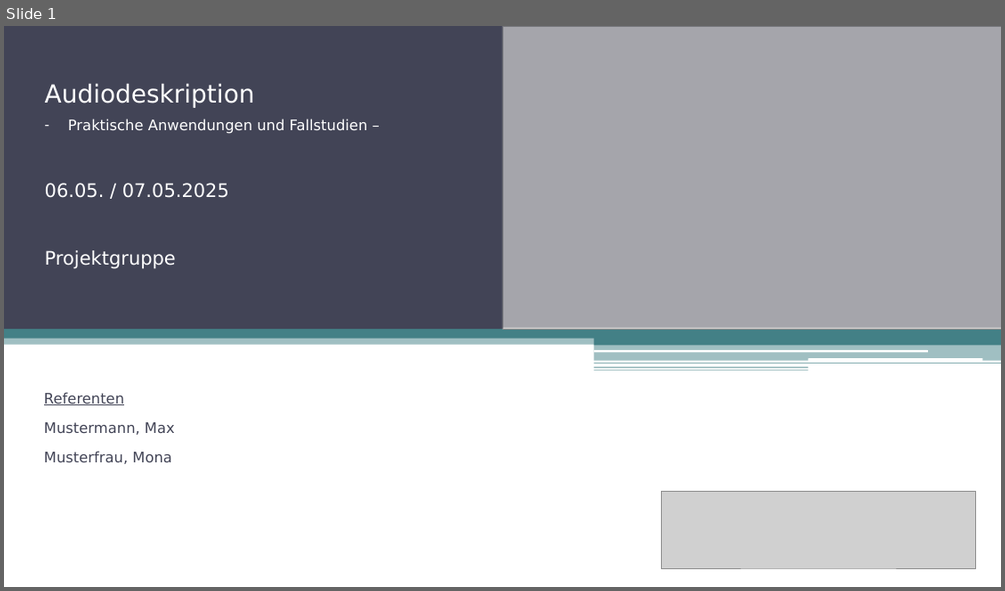
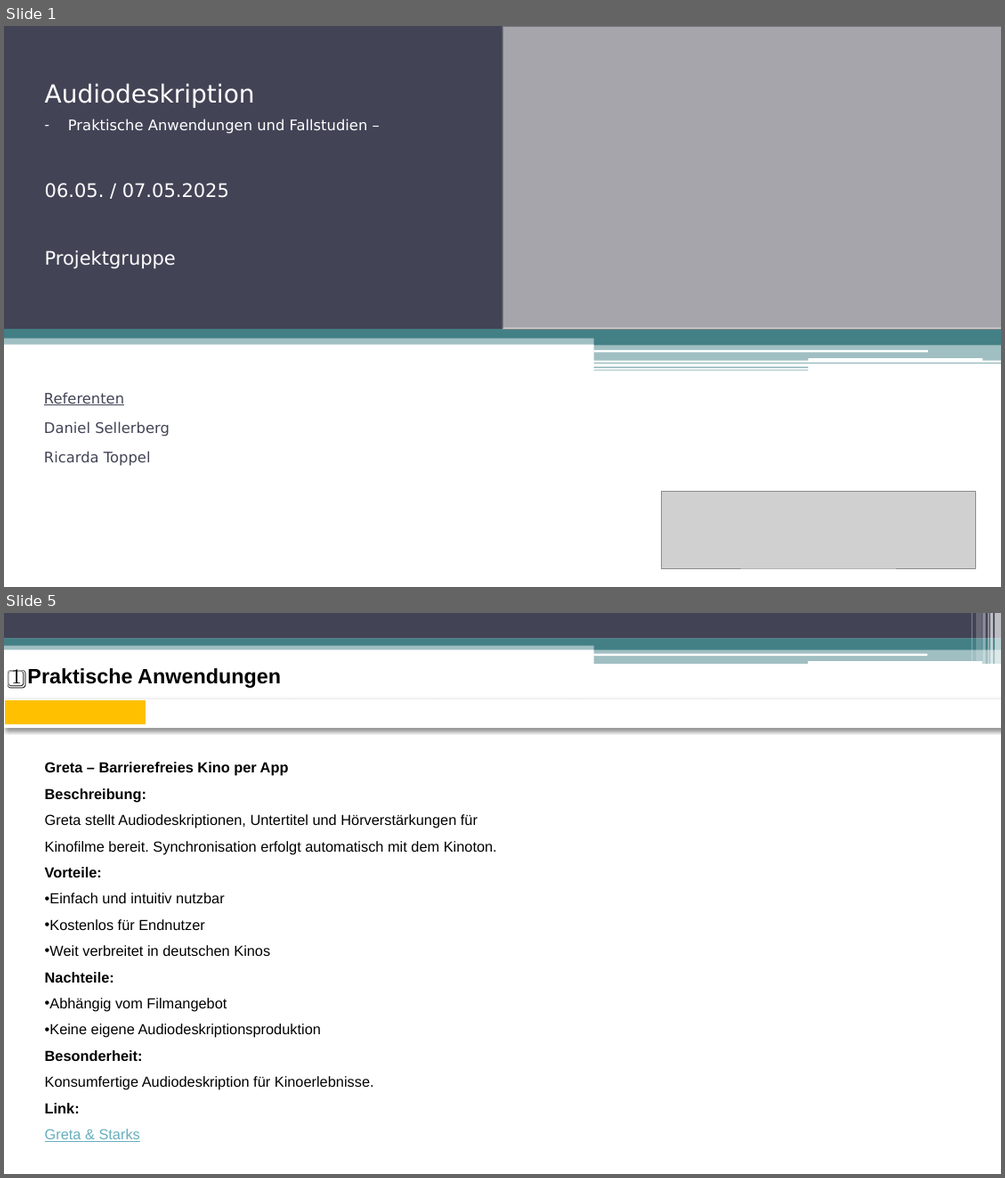
Before and after one commit to fhswf/descraibe, a slide deck: 20250424_Audiodeskription_Praktische Anwendungen und Fallstudien_v01.pptx. Shown one above the other, each under a label of ours: slide 1 before the commit, slides 1 and 5 after it; the slides between them are not shown. The pictures are 1005x591 and 1005x1178 pixels, drawn with LibreOffice and Linux fonts; fonts in the diff are those of the drawing; grey boxes stand for pictures. Boxes give left, top, right and bottom in pixels: in the first picture for what was removed or moved away, otherwise in the second. Text is boxed around its words. In the diff, an @@ line names an element or a change of style, - is before the commit and + after.

```diff
--- a/20250424_Audiodeskription_Praktische Anwendungen und Fallstudien_v01.pptx
+++ b/20250424_Audiodeskription_Praktische Anwendungen und Fallstudien_v01.pptx
@@ slide 5 added at <box>4,613,1001,1174</box>, background #FFFFFF; not listed: 11 template elements that a slide beside it also shows @@
@@ rounded rectangle added at <box>593,653,928,656</box>, fill #FFFFFF @@
@@ rounded rectangle added at <box>808,661,982,664</box>, fill #FFFFFF @@
@@ title added at <box>11,668,281,689</box>, 20 pt, text #000000, bold @@
+1️⃣ Praktische Anwendungen
@@ table added at <box>4,699,998,728</box>, 1 rows, 7 columns @@
+ |  |  |  |  |  | 
@@ text added at <box>45,762,497,1142</box>, 14 pt, text #000000 @@
+Greta – Barrierefreies Kino per App
+Beschreibung:
+Greta stellt Audiodeskriptionen, Untertitel und Hörverstärkungen für Kinofilme bereit. Synchronisation erfolgt automatisch mit dem Kinoton.
+Vorteile:
+• Einfach und intuitiv nutzbar
+• Kostenlos für Endnutzer
+• Weit verbreitet in deutschen Kinos
+Nachteile:
+• Abhängig vom Filmangebot
+• Keine eigene Audiodeskriptionsproduktion
+Besonderheit:
+Konsumfertige Audiodeskription für Kinoerlebnisse.
+Link:
+Greta & Starks
@@ slide 1 changed as well @@
@@ subtitle at <box>44,421,170,466</box>: text changed @@
-Mustermann, Max
-Musterfrau, Mona
+Daniel Sellerberg
+Ricarda Toppel
```
Also in this commit, not shown: 1 other slide changed, 27 other slides added, 6 slides removed.
